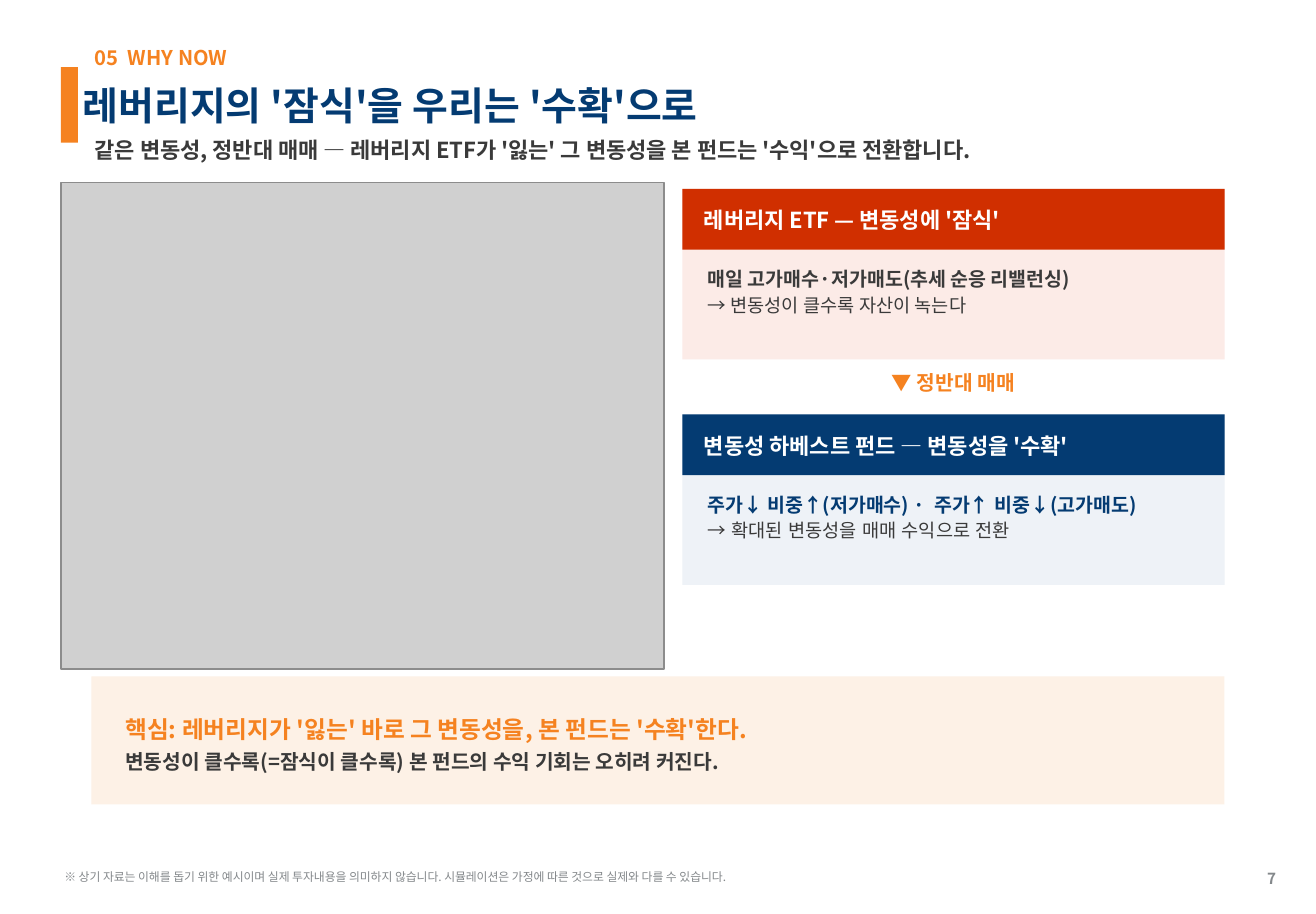
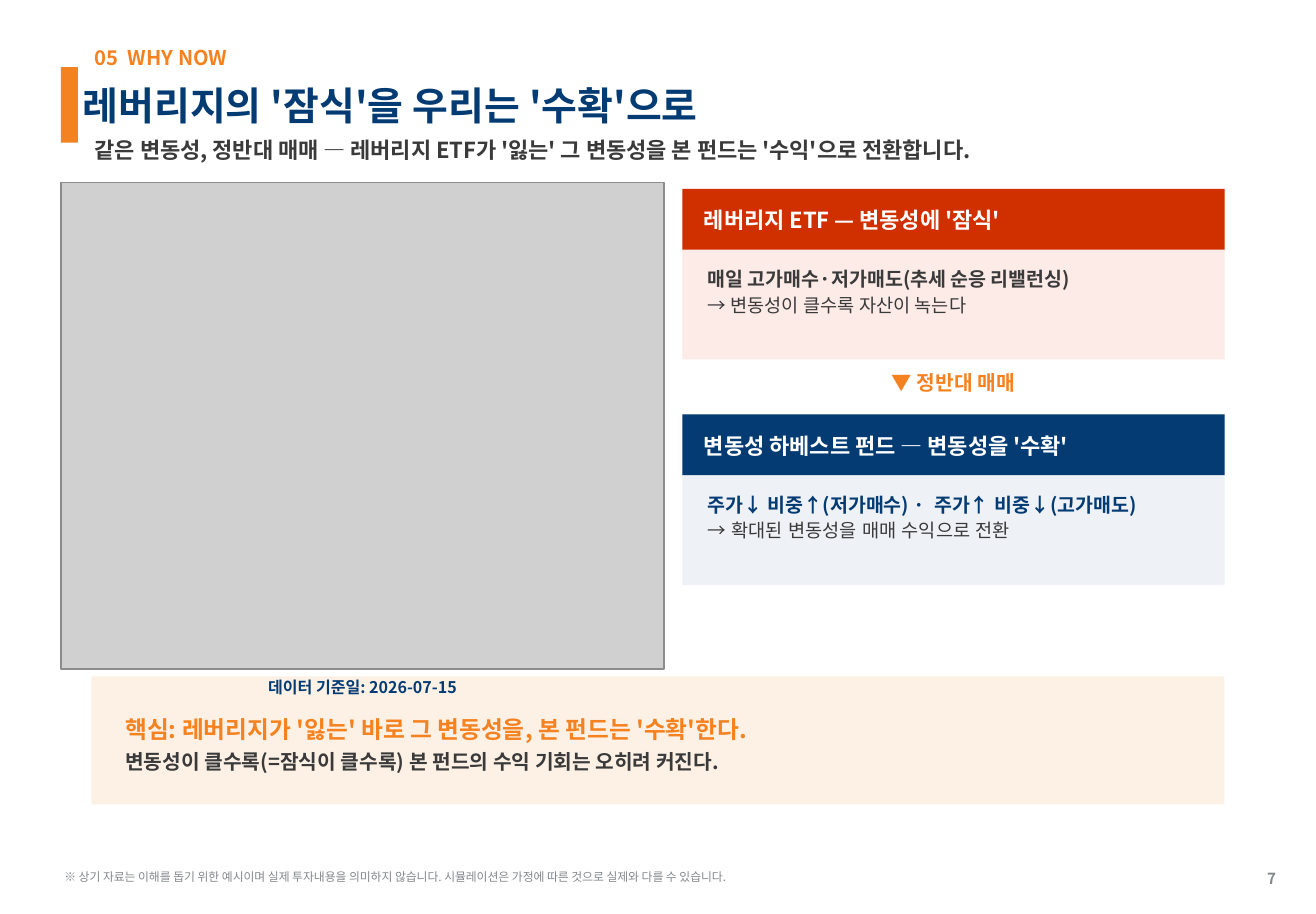
Before and after one commit to gamer383-bit/Volatility-Fund, a slide deck: slide 7 of 제안서/변동성하베스트펀드_KOSPI200_v1_20260715.pptx (slide 8 before the commit). Drawn at 1316x914 pixels with LibreOffice and Linux fonts; fonts in the diff are those of the drawing; grey boxes stand for pictures. Boxes give left, top, right and bottom in pixels: in the first picture for what was removed or moved away, otherwise in the second. Text is boxed around its words. In the diff, an @@ line names an element or a change of style, - is before the commit and + after.

```diff
--- a/제안서/변동성하베스트펀드_KOSPI200_v1_20260715.pptx
+++ b/제안서/변동성하베스트펀드_KOSPI200_v1_20260715.pptx
@@ text added at (268, 679, 457, 695), 9.5 pt, text #043B72, bold @@
+데이터 기준일: 2026-07-15
```
Also in this commit, not shown: 9 other slides changed, 2 slides added, 1 slide removed, 5 other files.
